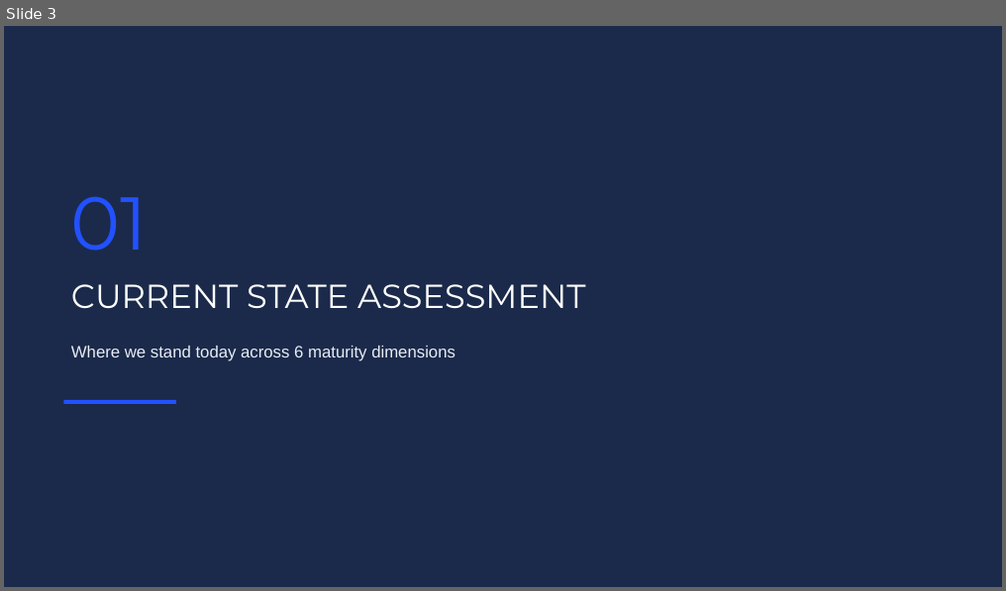
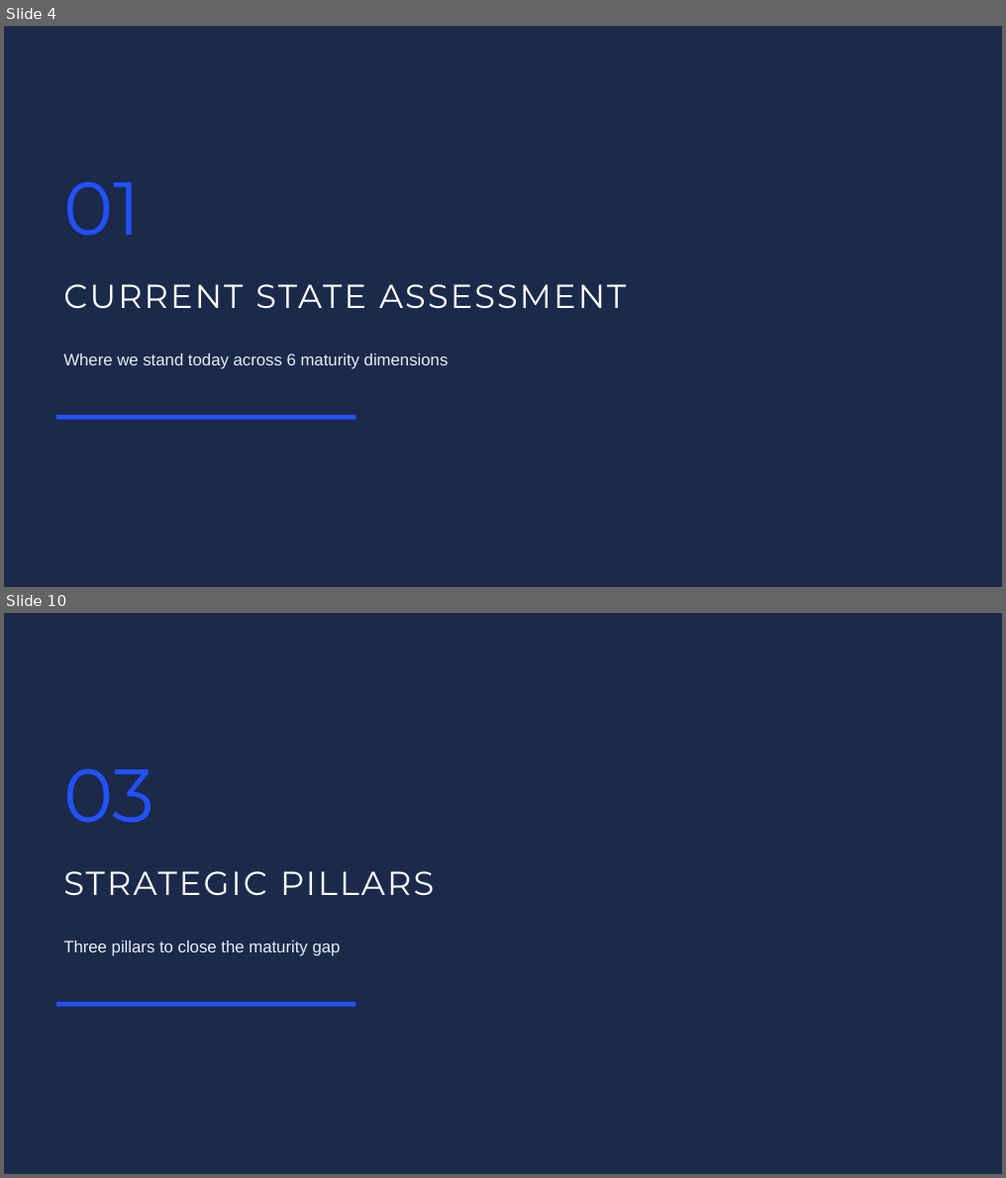
Before and after one commit to abensrhir/ai-cdo-office-site, a slide deck: static/demo/downloads/ai-strategy-summary.pptx. Shown one above the other, each under a label of ours: slide 3 before the commit, slides 4 and 10 after it; the slides between them are not shown. The pictures are 1006x591 and 1006x1178 pixels, drawn with LibreOffice and Linux fonts; fonts in the diff are those of the drawing. Boxes give left, top, right and bottom in pixels: in the first picture for what was removed or moved away, otherwise in the second. Text is boxed around its words. In the diff, an @@ line names an element or a change of style, - is before the commit and + after.

```diff
--- a/static/demo/downloads/ai-strategy-summary.pptx
+++ b/static/demo/downloads/ai-strategy-summary.pptx
@@ slide 10 added at [4, 613, 1002, 1174], background #1B2A4A @@
@@ text added at [63, 768, 154, 823], 72 pt, text #2251FF @@
+03
@@ text added at [63, 871, 434, 896], 32 pt, text #FFFFFF @@
+STRATEGIC PILLARS
@@ text added at [63, 941, 341, 957], 16 pt, text #E8EDF5 @@
+Three pillars to close the maturity gap
@@ rectangle added at [56, 1002, 355, 1007], fill #2251FF @@
@@ what was slide 3 is now slide 4 @@
@@ slide 4 changed as well @@
@@ text "01": place and size @@
-text "01" at [71, 196, 148, 251]
+text "01" at [63, 181, 140, 236]
@@ text "CURRENT STATE ASSESSMENT": place and size @@
-text "CURRENT STATE ASSESSMENT" at [71, 284, 585, 309]
+text "CURRENT STATE ASSESSMENT" at [63, 284, 626, 309]
@@ text "CURRENT STATE ASSESSMENT" at [63, 284, 626, 309]: letter spacing 0 to 2 pt @@
@@ text "Where we stand today across ...": place and size @@
-text "Where we stand today across ..." at [71, 346, 455, 362]
+text "Where we stand today across ..." at [63, 354, 449, 370]
@@ rectangle: place and size @@
-rectangle at [63, 400, 176, 404]
+rectangle at [56, 415, 355, 420]
```
Also in this commit, not shown: 3 other slides changed, 15 other slides added, 4 slides removed, 6 other files.
